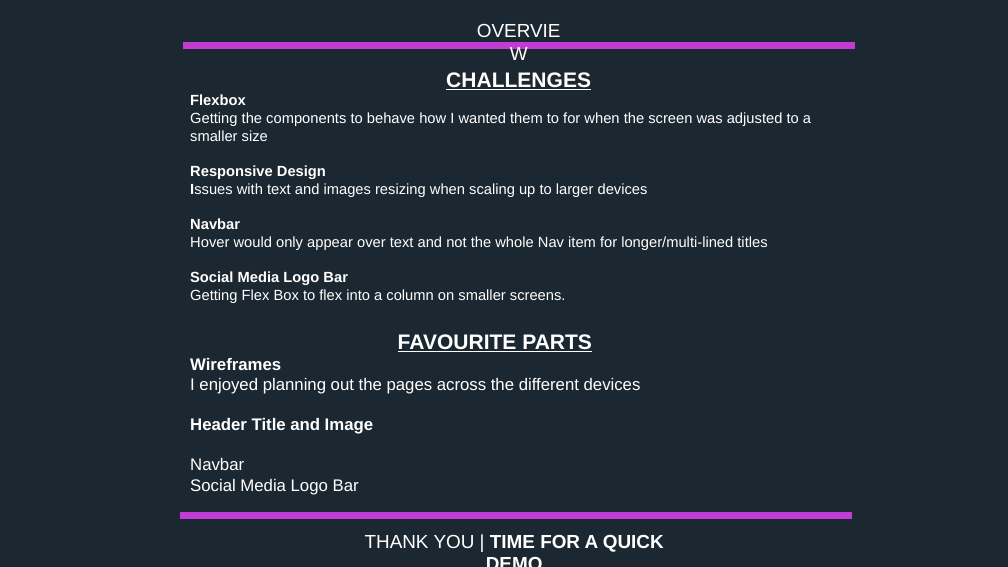
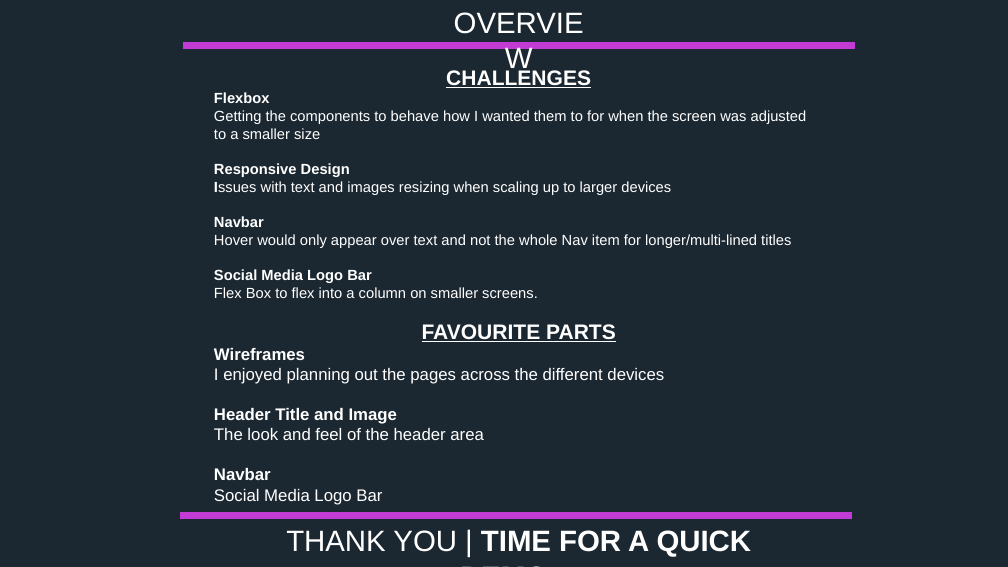
Before and after one commit to mdart86/Portfolio_Website, a slide deck: slide 11 of Michael-Dart_T1A2 Slidedeck.pptx (slide 10 before the commit). Drawn at 1008x567 pixels with LibreOffice and Linux fonts; fonts in the diff are those of the drawing. Boxes give left, top, right and bottom in pixels: in the first picture for what was removed or moved away, otherwise in the second. Text is boxed around its words. In the diff, an @@ line names an element or a change of style, - is before the commit and + after.

```diff
--- a/Michael-Dart_T1A2 Slidedeck.pptx
+++ b/Michael-Dart_T1A2 Slidedeck.pptx
@@ text "OVERVIEW": place and size @@
-text "OVERVIEW" at [463,15,575,45]
+text "OVERVIEW" at [436,0,602,43]
@@ text "OVERVIEW" at [436,0,602,43]: size 18 to 28 pt @@
@@ text "CHALLENGES": place and size @@
-text "CHALLENGES" at [190,72,811,303]
+text "CHALLENGES" at [214,70,807,298]
@@ text at [214,287,538,298]: text changed @@
-Getting Flex Box to flex into a column on smaller screens.
+Flex Box to flex into a column on smaller screens.
@@ text "FAVOURITE PARTS": place and size @@
-text "FAVOURITE PARTS" at [190,334,641,495]
+text "FAVOURITE PARTS" at [214,324,664,505]
@@ text at [214,428,484,440]: paragraph added @@
+The look and feel of the header area
@@ text at [214,468,271,480]: bold on in "Navbar" @@
@@ text at [286,530,752,557]: text changed; size 18 to 28 pt @@
-THANK YOU | TIME FOR A QUICK DEMO
+THANK YOU | TIME FOR A QUICK DEMO…
```
Also in this commit, not shown: 7 other slides changed, 1 slide added, 5 other files.
